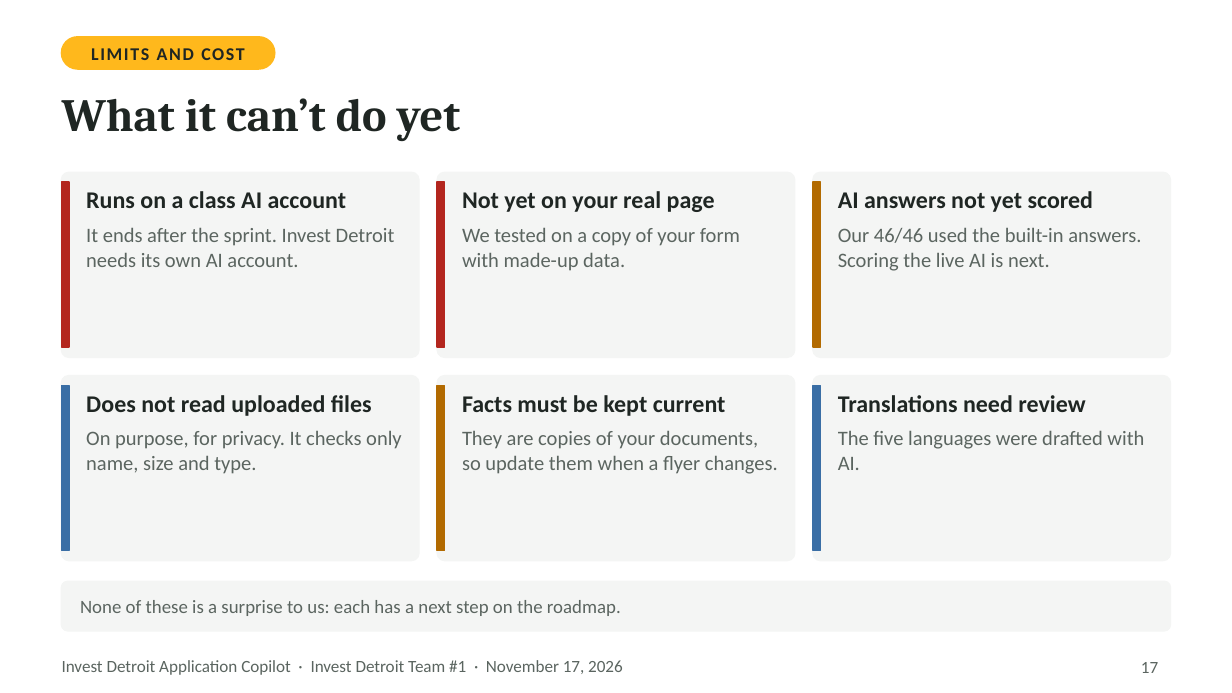
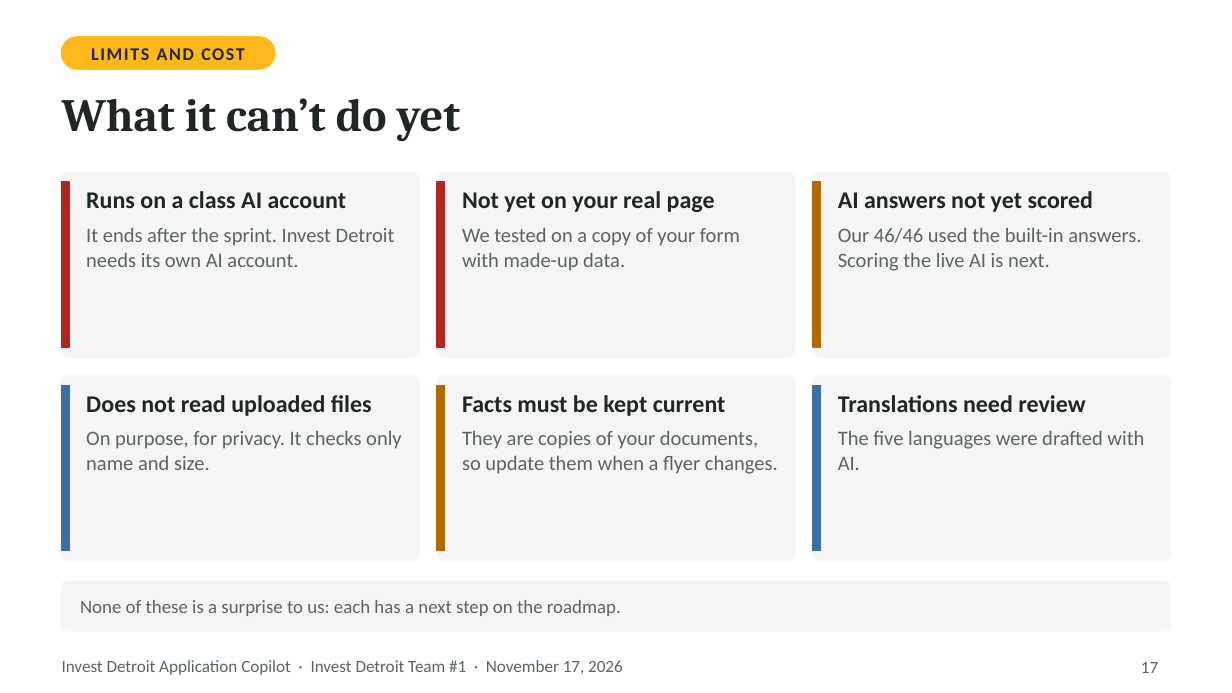
Before and after one commit to ojhnny/invest-detroit-application-copilot, a slide deck: slide 17 of docs/presentation/Invest-Detroit-Copilot-Final-Presentation.pptx. Drawn at 1232x693 pixels with LibreOffice and Linux fonts; fonts in the diff are those of the drawing. Boxes give left, top, right and bottom in pixels: in the first picture for what was removed or moved away, otherwise in the second. Text is boxed around its words. In the diff, an @@ line names an element or a change of style, - is before the commit and + after.

```diff
--- a/docs/presentation/Invest-Detroit-Copilot-Final-Presentation.pptx
+++ b/docs/presentation/Invest-Detroit-Copilot-Final-Presentation.pptx
@@ text at [86, 431, 402, 470]: text changed @@
-On purpose, for privacy. It checks only name, size and type.
+On purpose, for privacy. It checks only name and size.
```
Also in this commit, not shown: 12 other files.
